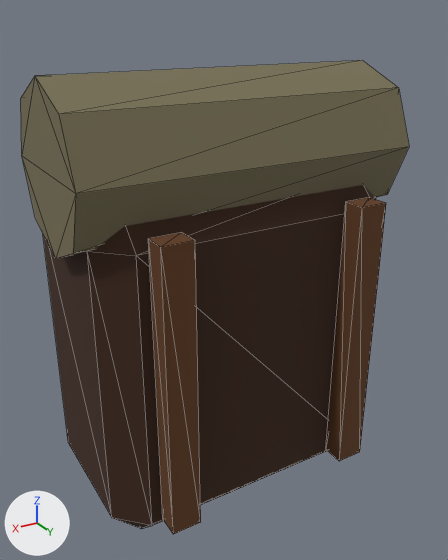
The glTF model Art/LowPoly_AgeOfEchoes/Exports/NPC_Parts/SM_NPC_Back_03_Pack.glb as it was, and as the next commit left it.
Both versions are drawn from a 50 mm lens placed at (0.359, 0.892, 1.263), pointed at (-0.006, 0.284, 0.959). The axes (+X, +Y, +Z) are drawn at lower left. The lights are the same throughout. The older version comes first. Mesh edges are drawn as thin lines. Vertices at exactly the same position are counted once.

Names of what the first picture shows: 'SM_NPC_Back_03_Pack'.
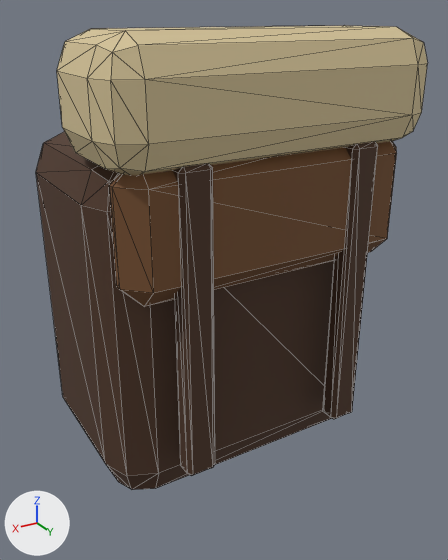
Boxes (x1, y1, x2, y2) around the edits, measured in the pictures (448 x 560 px):
'SM_NPC_Back_03_Pack', reshaped
    before: (21, 60, 409, 534)
    after: (36, 25, 428, 490)
part 1 of me_sm_npc_back_03_pack, rebuilt
    before: (43, 185, 376, 529)
    after: (36, 131, 334, 490)
part 2 of me_sm_npc_back_03_pack, added (beige)
    after: (57, 25, 428, 175)
part 3 of me_sm_npc_back_03_pack, added (brown)
    after: (323, 142, 378, 419)
part 4 of me_sm_npc_back_03_pack, added (brown)
    after: (173, 164, 215, 476)
part 5 of me_sm_npc_back_03_pack, added (brown)
    after: (109, 141, 397, 307)
part 6 of me_sm_npc_back_03_pack, deleted
    before: (21, 60, 409, 534)

Diff of the bpy script that builds the scene:
```diff
--- a/Art/LowPoly_AgeOfEchoes/Exports/NPC_Parts/SM_NPC_Back_03_Pack.glb.py
+++ b/Art/LowPoly_AgeOfEchoes/Exports/NPC_Parts/SM_NPC_Back_03_Pack.glb.py
@@ mat_mat_aoe_npc_leather @@
+mat_mat_aoe_npc_leather = principled_material('MAT_AOE_NPC_Leather')
+mat_mat_aoe_npc_leather.base_color = (0.0732, 0.0331, 0.0163)  # brown #4c3322
+mat_mat_aoe_npc_leather.roughness = 0.78
@@ mat_mat_aoe_npc_linen @@
+mat_mat_aoe_npc_linen = principled_material('MAT_AOE_NPC_Linen')
+mat_mat_aoe_npc_linen.base_color = (0.656, 0.538, 0.307)  # beige #d4c296
+mat_mat_aoe_npc_linen.roughness = 0.78
@@ mat_mat_aoe_npc_leatherlight @@
+mat_mat_aoe_npc_leatherlight = principled_material('MAT_AOE_NPC_LeatherLight')
+mat_mat_aoe_npc_leatherlight.base_color = (0.179, 0.0783, 0.0272)  # brown #754f2e
+mat_mat_aoe_npc_leatherlight.roughness = 0.78
@@ me_sm_npc_back_03_pack @@
 # used by ob_sm_npc_back_03_pack; location = (0.0, 0.0, 0.0)
-me_sm_npc_back_03_pack.from_pydata(...)  # 56 vertices, 96 faces; spans x -0.2..0.2, y 0.155..0.414, z 0.69..1.21
-me_sm_npc_back_03_pack.materials.append(mat_mat_aoe_leather)  # brown #3d2213
-me_sm_npc_back_03_pack.materials.append(mat_mat_aoe_linen)  # dark yellow #787054
-me_sm_npc_back_03_pack.materials.append(mat_mat_aoe_leatherlight)  # brown #633d1f
+me_sm_npc_back_03_pack.from_pydata(...)  # 184 vertices, 348 faces; spans x -0.185..0.185, y 0.125..0.425, z 0.74..1.25
+# me_sm_npc_back_03_pack part 1: the loose piece of 24 vertices spanning x -0.185..0.185, y 0.155..0.385, z 0.69..1.09 is rebuilt with 56 vertices and now spans x -0.18..0.18, y 0.125..0.375, z 0.74..1.14, in mat_mat_aoe_npc_leather (brown #4c3322)
+# me_sm_npc_back_03_pack part 2: a new loose piece of 56 vertices spanning x -0.185..0.185, y 0.275..0.425, z 1.13..1.25, in mat_mat_aoe_npc_linen (beige #d4c296)
+# me_sm_npc_back_03_pack part 3: a new loose piece of 24 vertices spanning x -0.117..-0.083, y 0.393..0.417, z 0.8..1.14, in mat_mat_aoe_npc_leather (brown #4c3322)
+# me_sm_npc_back_03_pack part 4: a new loose piece of 24 vertices spanning x 0.083..0.117, y 0.393..0.417, z 0.8..1.14, in mat_mat_aoe_npc_leather (brown #4c3322)
+# me_sm_npc_back_03_pack part 5: a new loose piece of 24 vertices spanning x -0.17..0.17, y 0.357..0.412, z 1.003..1.148, in mat_mat_aoe_npc_leatherlight (brown #754f2e)
+# me_sm_npc_back_03_pack part 6
+# 32 vertices are removed from x -0.2..0.2, y 0.2..0.414, z 0.73..1.21
+# 52 faces are deleted
+me_sm_npc_back_03_pack.materials.append(mat_mat_aoe_npc_leather)  # brown #4c3322
+me_sm_npc_back_03_pack.materials.append(mat_mat_aoe_npc_leatherlight)  # brown #754f2e
+me_sm_npc_back_03_pack.materials.append(mat_mat_aoe_npc_linen)  # beige #d4c296
```
